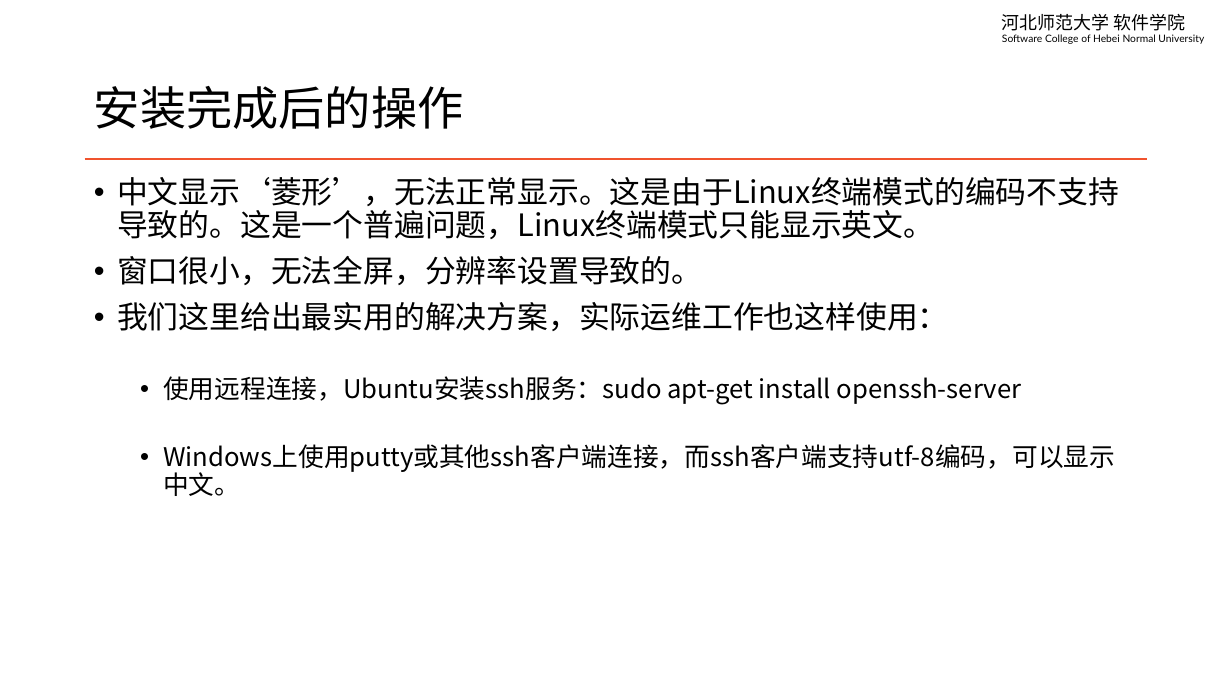
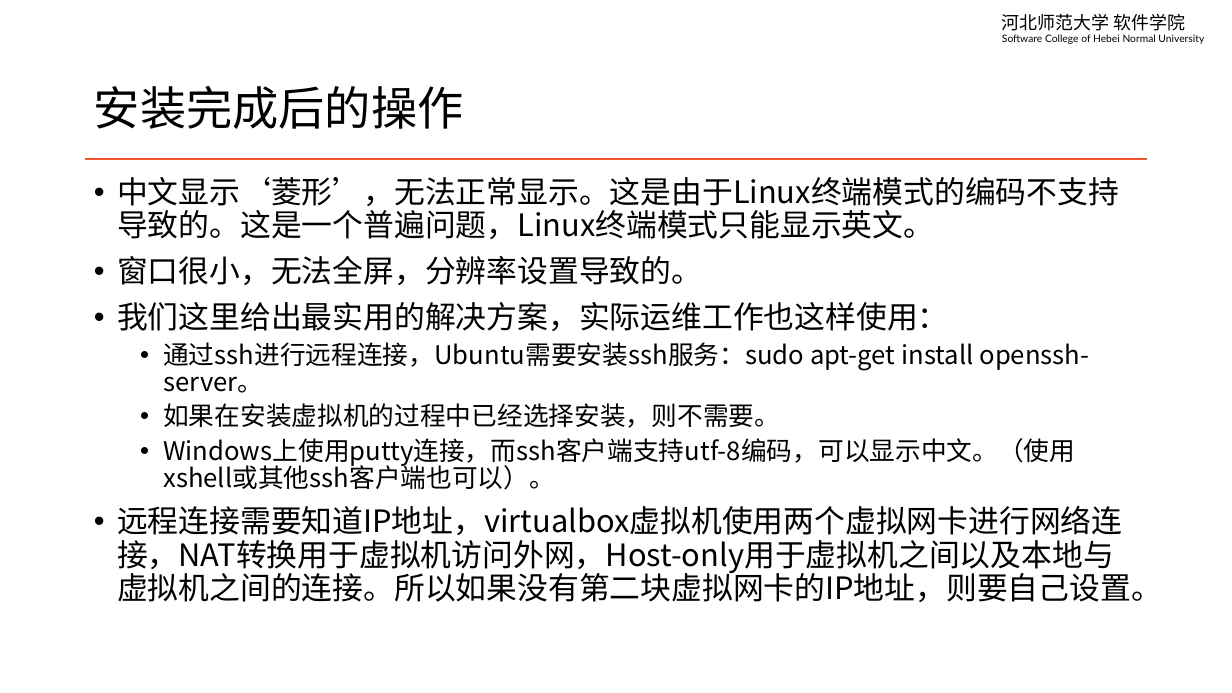
Before and after one commit to edu2act/course-linux-system, a slide deck: slide 29 of materials/slides/ch01-linux-history-and-install.pptx. Drawn at 1232x693 pixels with LibreOffice and Linux fonts; fonts in the diff are those of the drawing. Boxes give left, top, right and bottom in pixels: in the first picture for what was removed or moved away, otherwise in the second. Text is boxed around its words. In the diff, an @@ line names an element or a change of style, - is before the commit and + after.

```diff
--- a/materials/slides/ch01-linux-history-and-install.pptx
+++ b/materials/slides/ch01-linux-history-and-install.pptx
@@ text at (x1=117, y1=342, x2=1162, y2=602): text changed @@
-  • 使用远程连接，Ubuntu安装ssh服务：sudo apt-get install openssh-server
-  • Windows上使用putty或其他ssh客户端连接，而ssh客户端支持utf-8编码，可以显示中文。
+  • 通过ssh进行远程连接，Ubuntu需要安装ssh服务：sudo apt-get install openssh-server。
+  • 如果在安装虚拟机的过程中已经选择安装，则不需要。
+  • Windows上使用putty连接，而ssh客户端支持utf-8编码，可以显示中文。（使用xshell或其他ssh客户端也可以）。
+• 远程连接需要知道IP地址，virtualbox虚拟机使用两个虚拟网卡进行网络连接，NAT转换用于虚拟机访问外网，Host-only用于虚拟机之间以及本地与虚拟机之间的连接。所以如果没有第二块虚拟网卡的IP地址，则要自己设置。
```
Also in this commit, not shown: 3 other slides changed, 5 other files.
